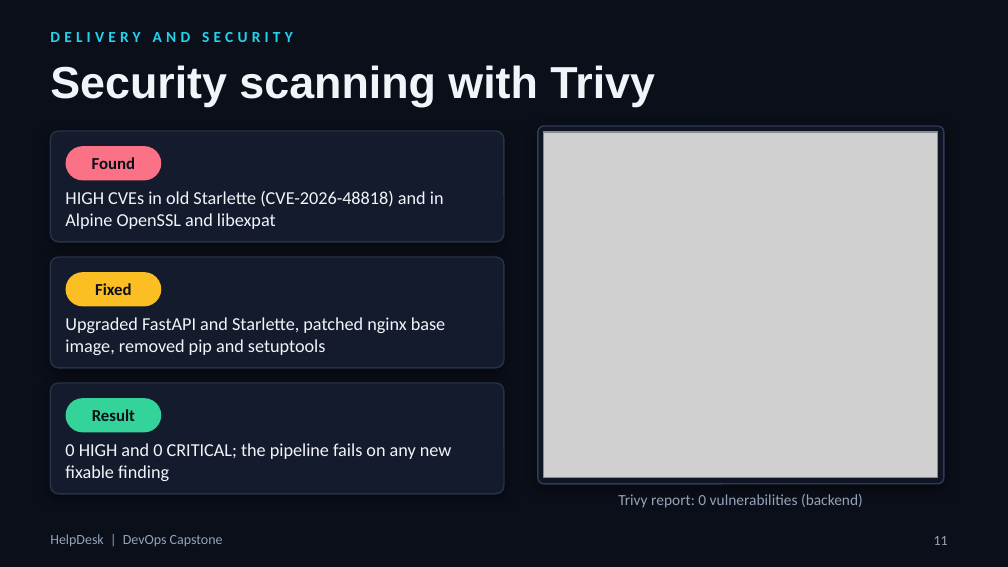
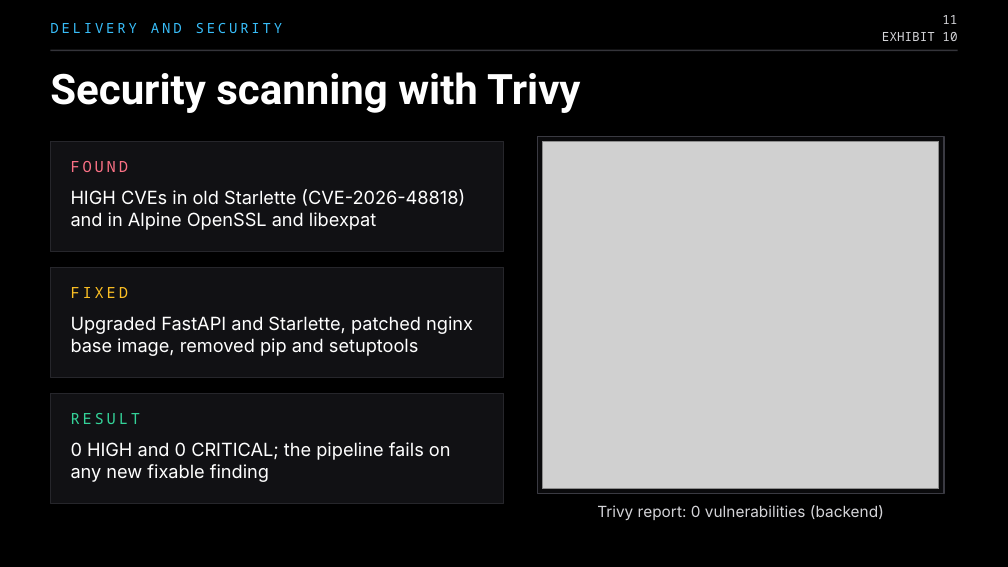
Before and after one commit to parthtaneja0001/helpdesk-devops-capstone, a slide deck: slide 11 of docs/HelpDesk-DevOps-Capstone.pptx. Drawn at 1008x567 pixels with LibreOffice and Linux fonts; fonts in the diff are those of the drawing; grey boxes stand for pictures; background and template pictures are left out. Boxes give left, top, right and bottom in pixels: in the first picture for what was removed or moved away, otherwise in the second. Text is boxed around its words. In the diff, an @@ line names an element or a change of style, - is before the commit and + after.

Commit message:
docs: restyle presentation in a black Swapline-style theme with Space Grotesk, Inter and JetBrains Mono

```diff
--- a/docs/HelpDesk-DevOps-Capstone.pptx
+++ b/docs/HelpDesk-DevOps-Capstone.pptx
@@ background picture (left out) to #000000 @@
@@ text "DELIVERY AND SECURITY": place and size @@
-text "DELIVERY AND SECURITY" at (50,32,293,42)
+text "DELIVERY AND SECURITY" at (50,23,283,33)
@@ text "DELIVERY AND SECURITY" at (50,23,283,33): size 11 to 10 pt, font Calibri to Noto Sans Mono, text colour #22D3EE to #38BDF8, letter spacing 3 to 2 pt, bold off @@
@@ text "11": place and size @@
-text "11" at (934,536,948,545)
+text "11" at (942,15,957,24)
@@ text "11" at (942,15,957,24): size 10 to 9 pt, font Calibri to Noto Sans Mono, text colour #94A3B8 to #D4D4D8; vertical alignment top to middle @@
@@ title "Security scanning with Trivy": place and size @@
-title "Security scanning with Trivy" at (50,65,655,107)
+title "Security scanning with Trivy" at (50,72,580,113)
@@ title "Security scanning with Trivy" at (50,72,580,113): size 32 to 30 pt, font Arial to Roboto, text colour #F1F5F9 to #FFFFFF @@
@@ line added from (50, 50) to (958, 50), #34343A 1 pt @@
@@ text added at (882,32,957,41), 9 pt, text #D4D4D8 @@
+EXHIBIT 10
@@ rounded rectangle removed at (50,131,504,242) @@
@@ rectangle added at (50,141,504,252), fill #111114, outline #26262B 0.75 pt @@
@@ rounded rectangle removed at (66,146,161,180) @@
@@ 1 picture, 1 text, 1 rectangle: place and size @@
-1 picture, 1 text, 1 rectangle at (538,126,944,508)
+1 picture, 1 text, 1 rectangle at (537,136,943,520)
@@ rectangle at (537,136,943,494): rounded rectangle to rectangle; fill #0F1524 to #0A0A0C; outline #2F3B57 1 pt to #3A3A42 0.75 pt; shadow off @@
@@ text at (71,161,128,172): text changed; size 12 to 11 pt; font Calibri to Noto Sans Mono; text colour #0B0F19 to #FB7185; bold off @@
-Found
+FOUND
@@ rounded rectangle removed at (50,257,504,368) @@
@@ rectangle added at (50,267,504,378), fill #111114, outline #26262B 0.75 pt @@
@@ rounded rectangle removed at (66,272,161,306) @@
@@ text at (71,287,128,298): text changed; size 12 to 11 pt; font Calibri to Noto Sans Mono; text colour #0B0F19 to #FBBF24; bold off @@
-Fixed
+FIXED
@@ font Calibri to Inter, text colour #F1F5F9 to #FFFFFF in 3 elements at (71,442,451,482), (71,189,465,230), (71,316,473,356) @@
@@ rounded rectangle removed at (50,383,504,494) @@
@@ rectangle added at (50,393,504,504), fill #111114, outline #26262B 0.75 pt @@
@@ rounded rectangle removed at (66,398,161,432) @@
@@ text at (71,413,141,424): text changed; size 12 to 11 pt; font Calibri to Noto Sans Mono; text colour #0B0F19 to #34D399; bold off @@
-Result
+RESULT
@@ text "Trivy report: 0 vulnerabilities (backend)" at (597,505,884,520): font Calibri to Inter, text colour #94A3B8 to #D4D4D8 @@
@@ text removed at (50,534,223,546) @@
-HelpDesk | DevOps Capstone
```
Also in this commit, not shown: 23 other slides changed, 1 other file.
